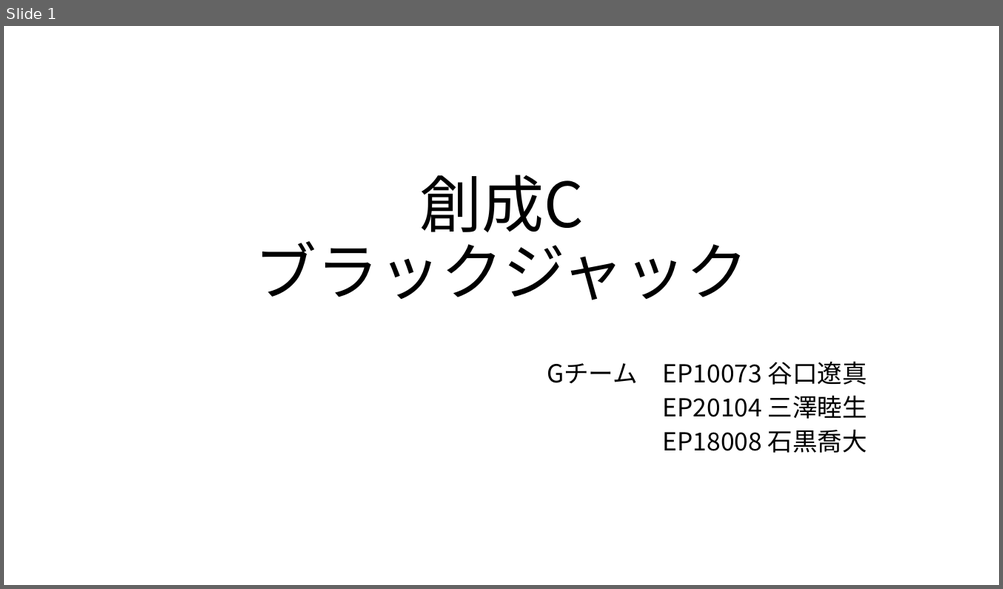
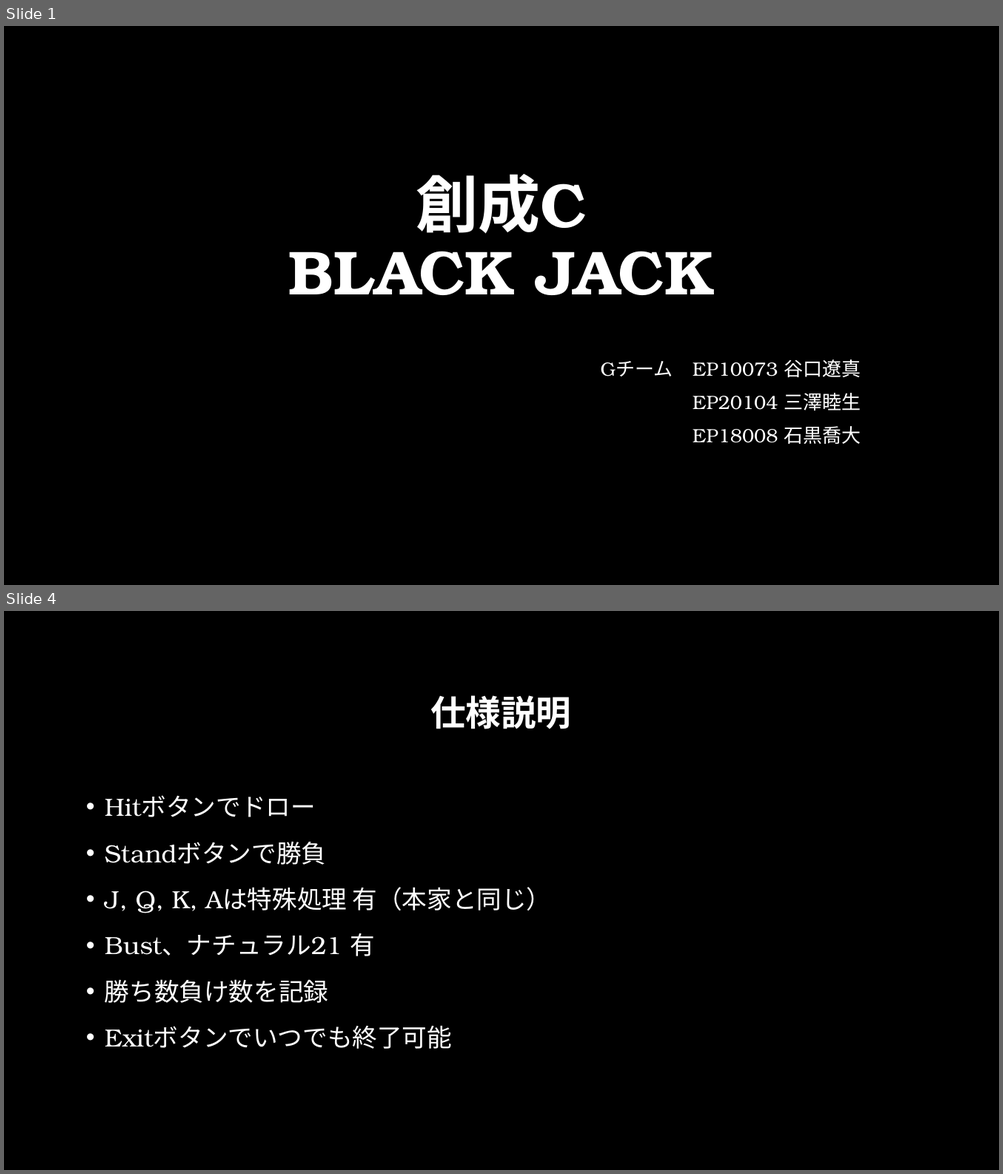
Before and after one commit to guro20guro21/SouseiC_Gteam, a slide deck: G_team.pptx. Shown one above the other, each under a label of ours: slide 1 before the commit, slides 1 and 4 after it; the slides between them are not shown. The pictures are 1003x589 and 1003x1174 pixels, drawn with LibreOffice and Linux fonts; fonts in the diff are those of the drawing; background and template pictures are left out. Boxes give left, top, right and bottom in pixels: in the first picture for what was removed or moved away, otherwise in the second. Text is boxed around its words. In the diff, an @@ line names an element or a change of style, - is before the commit and + after.

```diff
--- a/G_team.pptx
+++ b/G_team.pptx
@@ slide 4 added at (4,611,999,1170), background picture (left out) @@
@@ title added at (430,695,571,729), 34 pt, text #FFFFFF, bold @@
+仕様説明
@@ text added at (105,795,552,1049), 24 pt, text #FFFFFF @@
+• Hitボタンでドロー
+• Standボタンで勝負
+• J, Q, K, Aは特殊処理 有（本家と同じ）
+• Bust、ナチュラル21 有
+• 勝ち数負け数を記録
+• Exitボタンでいつでも終了可能
@@ slide 1 changed as well @@
@@ background #FFFFFF to picture (left out) @@
@@ title at (289,174,714,295): text changed; font Noto Sans CJK JP to TeX Gyre Bonum; text colour #000000 to #FFFFFF; bold on @@
-創成C
-ブラックジャック
+創成C
+BLACK JACK
@@ subtitle "Gチーム EP10073 谷口遼真": place and size @@
-subtitle "Gチーム EP10073 谷口遼真" at (546,361,866,453)
+subtitle "Gチーム EP10073 谷口遼真" at (600,360,861,444)
@@ subtitle "Gチーム EP10073 谷口遼真" at (600,360,861,444): size 24 to 18.6 pt, font Noto Sans CJK JP to TeX Gyre Bonum, text colour #000000 to #FFFFFF; line spacing 0.8 to 1 @@
```
Also in this commit, not shown: 2 other slides changed, 4 other slides added, 2 other files.
